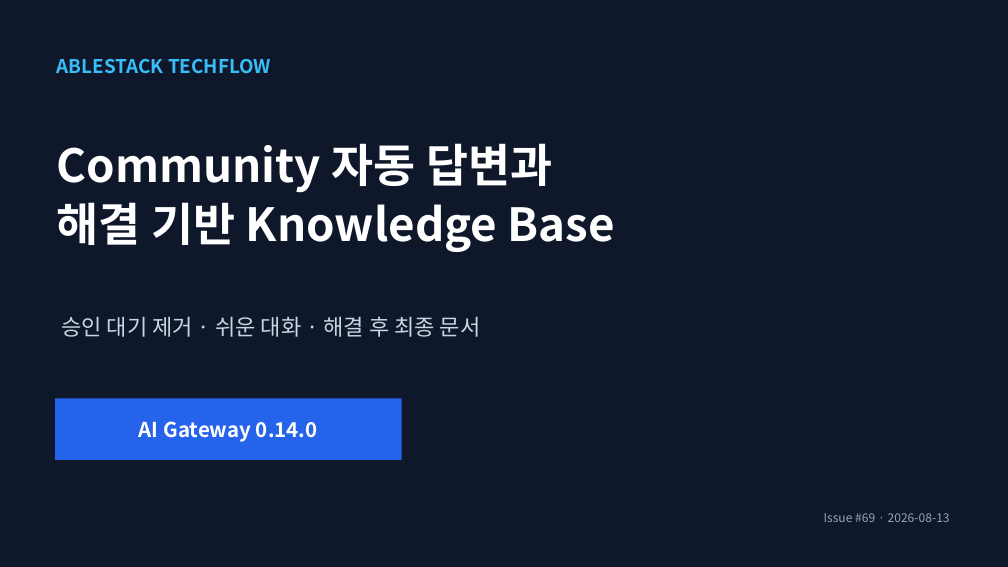
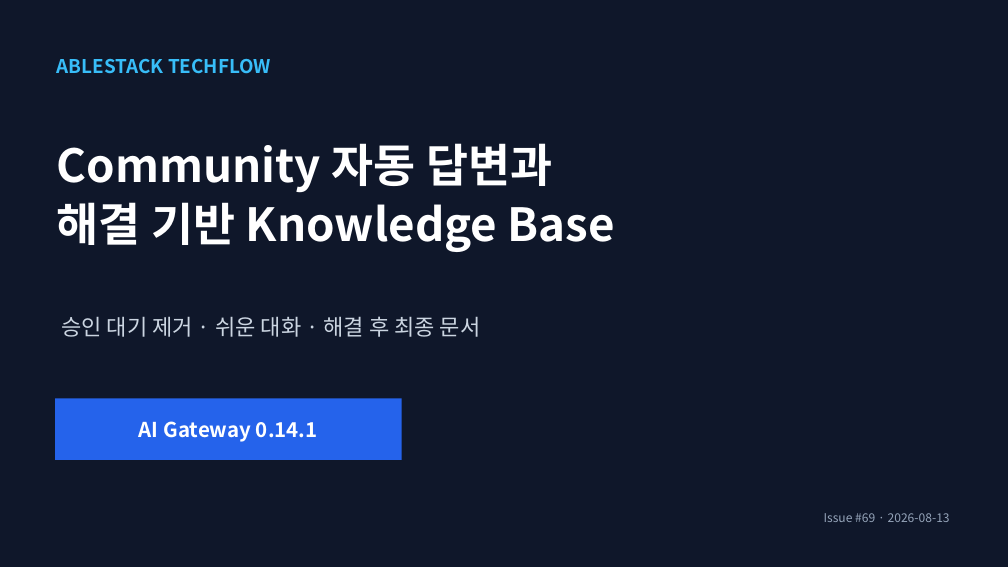
Before and after one commit to dhslove/ablestack-techflow, a slide deck: slide 1 of output/presentation/techflow-community-auto-publish-kb.pptx. Drawn at 1008x567 pixels with LibreOffice and Linux fonts; fonts in the diff are those of the drawing. Boxes give left, top, right and bottom in pixels: in the first picture for what was removed or moved away, otherwise in the second. Text is boxed around its words. In the diff, an @@ line names an element or a change of style, - is before the commit and + after.

```diff
--- a/output/presentation/techflow-community-auto-publish-kb.pptx
+++ b/output/presentation/techflow-community-auto-publish-kb.pptx
@@ text at bbox=[139, 421, 318, 442]: text changed @@
-AI Gateway 0.14.0
+AI Gateway 0.14.1
```
Also in this commit, not shown: 1 other slide changed, 15 other files.
